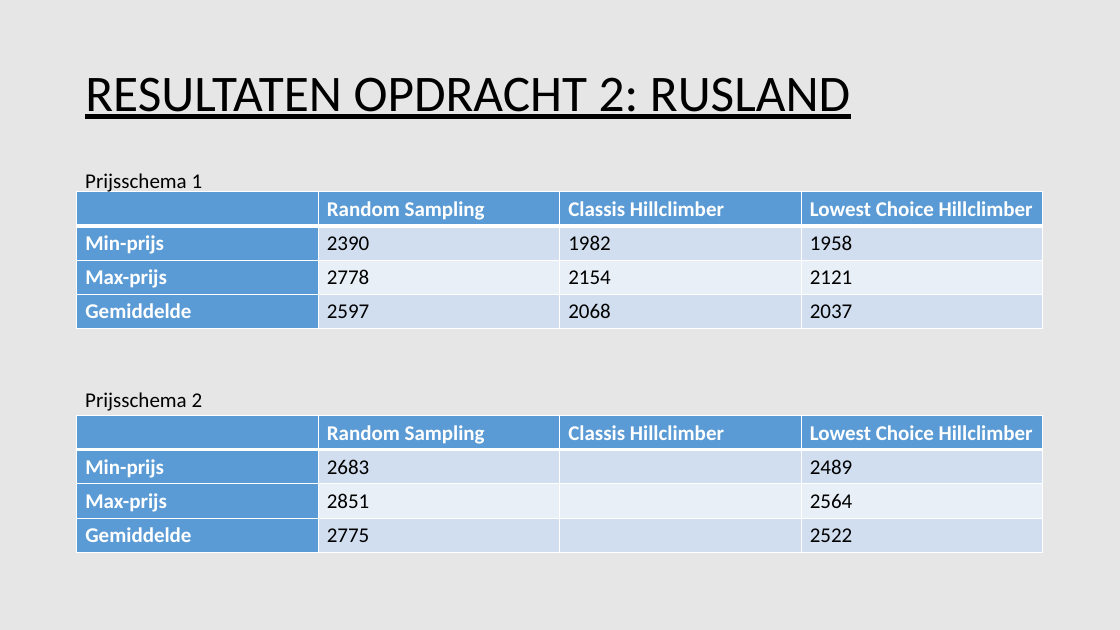
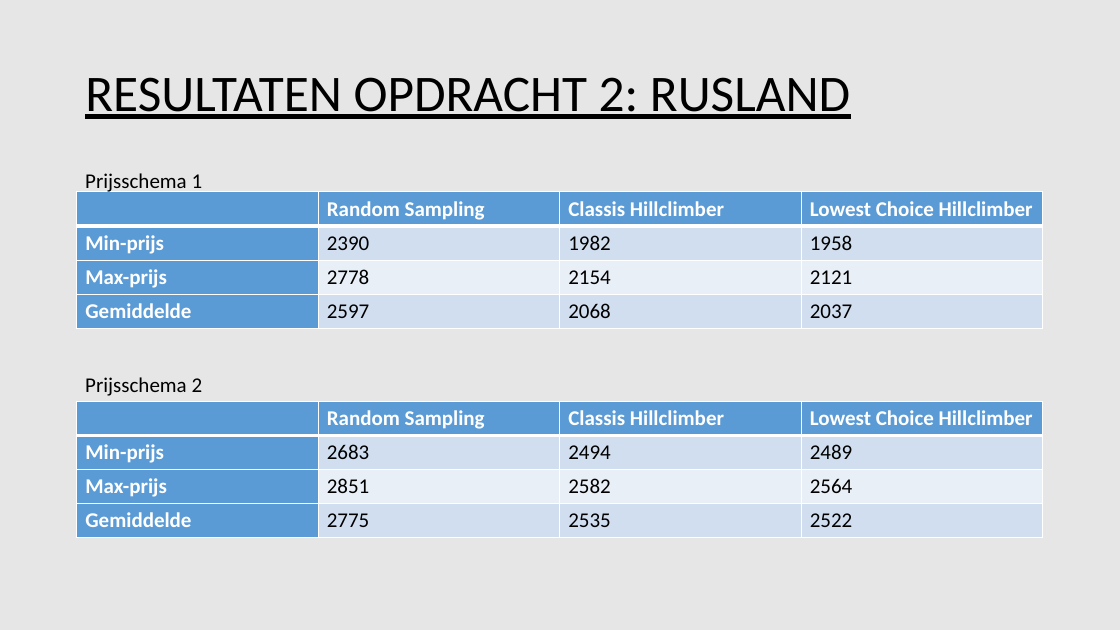
Before and after one commit to Tomttaw/Radio-Russia, a slide deck: slide 11 of eindpresentatie.pptx. Drawn at 1120x630 pixels with LibreOffice and Linux fonts; fonts in the diff are those of the drawing. Boxes give left, top, right and bottom in pixels: in the first picture for what was removed or moved away, otherwise in the second. Text is boxed around its words. In the diff, an @@ line names an element or a change of style, - is before the commit and + after.

Commit message:
update presentatie

```diff
--- a/eindpresentatie.pptx
+++ b/eindpresentatie.pptx
@@ text "Prijsschema 2": place and size @@
-text "Prijsschema 2" at (85, 392, 203, 411)
+text "Prijsschema 2" at (85, 377, 203, 396)
@@ table: place and size @@
-table at (77, 416, 1045, 552)
+table at (77, 402, 1045, 538)
@@ table at (77, 402, 1045, 538) @@
-row 2, column 3: 
+row 2, column 3: 2494
-row 3, column 3: 
+row 3, column 3: 2582
-row 4, column 3: 
+row 4, column 3: 2535
```
